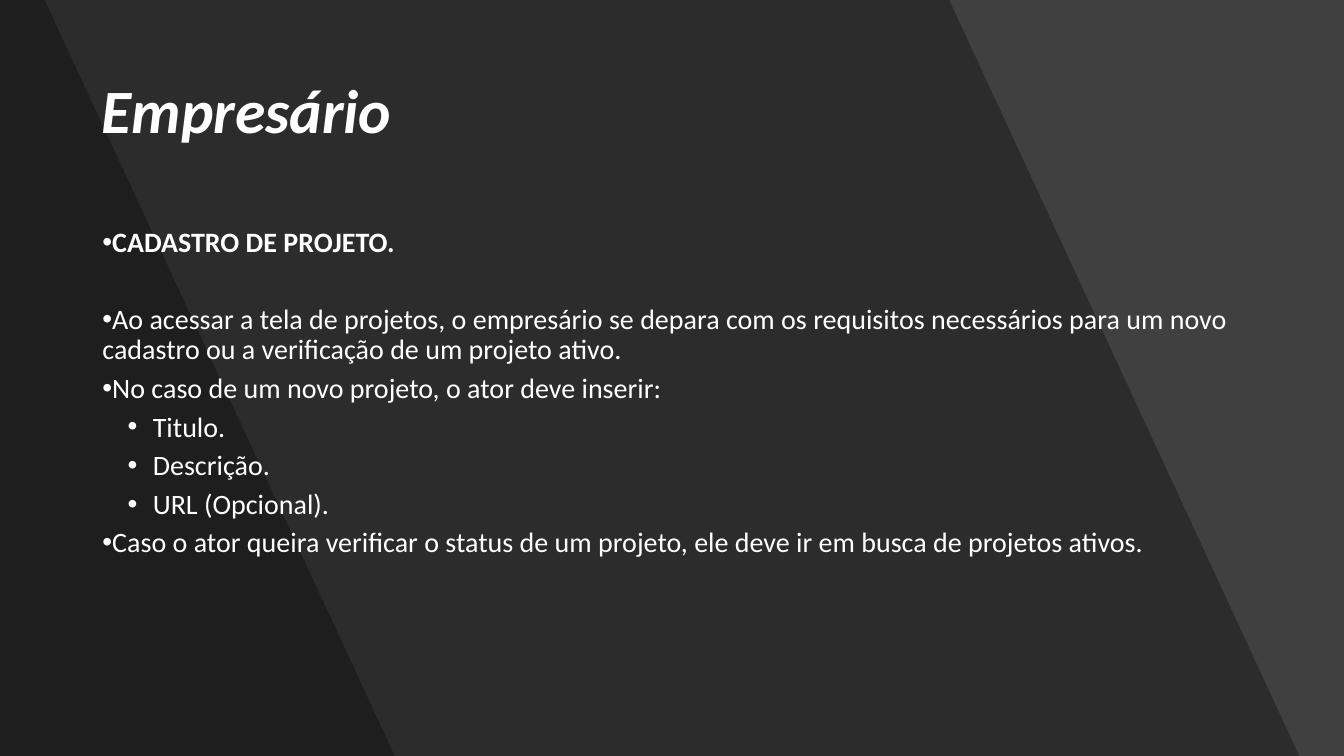
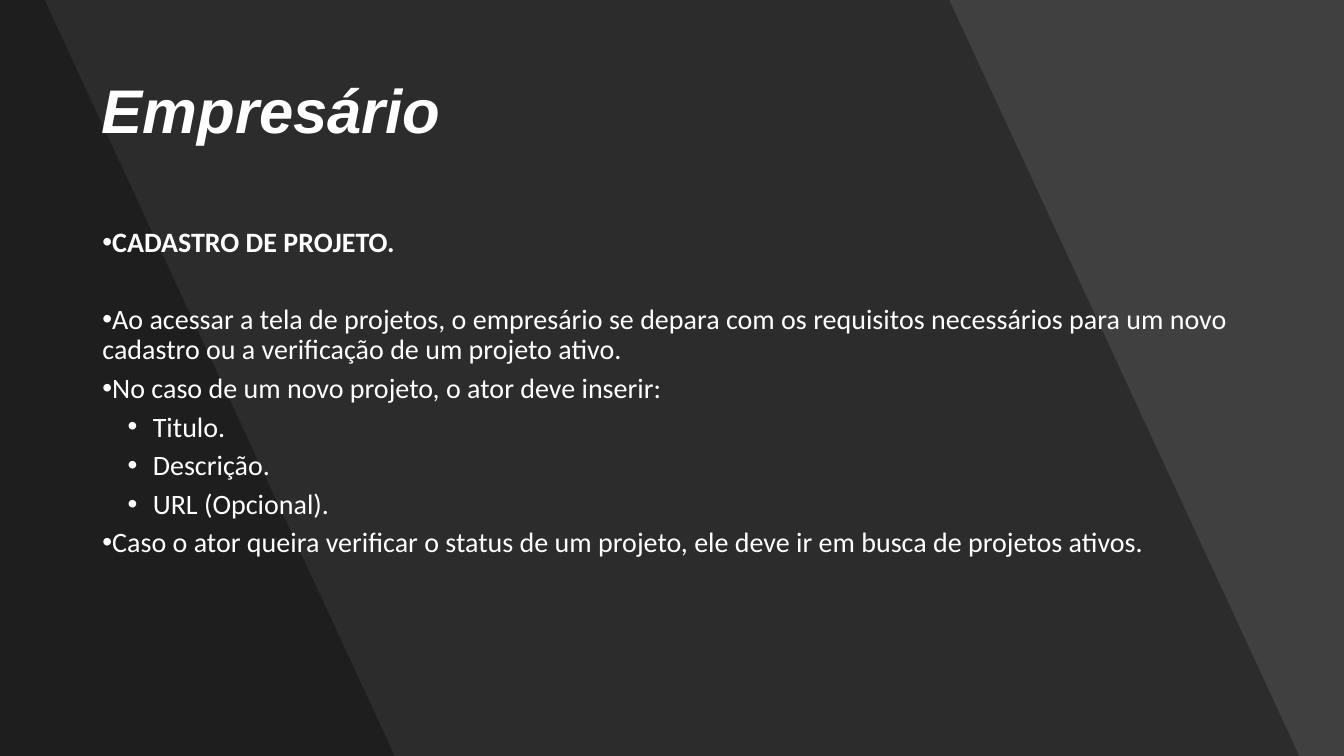
Before and after one commit to giraudgabriel/Projeto-Antenas, a slide deck: slide 6 of diagramas/Requisitos.pptx. Drawn at 1344x756 pixels with LibreOffice and Linux fonts; fonts in the diff are those of the drawing. Boxes give left, top, right and bottom in pixels: in the first picture for what was removed or moved away, otherwise in the second. Text is boxed around its words. In the diff, an @@ line names an element or a change of style, - is before the commit and + after.

```diff
--- a/diagramas/Requisitos.pptx
+++ b/diagramas/Requisitos.pptx
@@ title "Empresário" at <box>102,88,441,145</box>: font Calibri to Arial @@
```
Also in this commit, not shown: 7 other slides changed, 7 slides removed.
